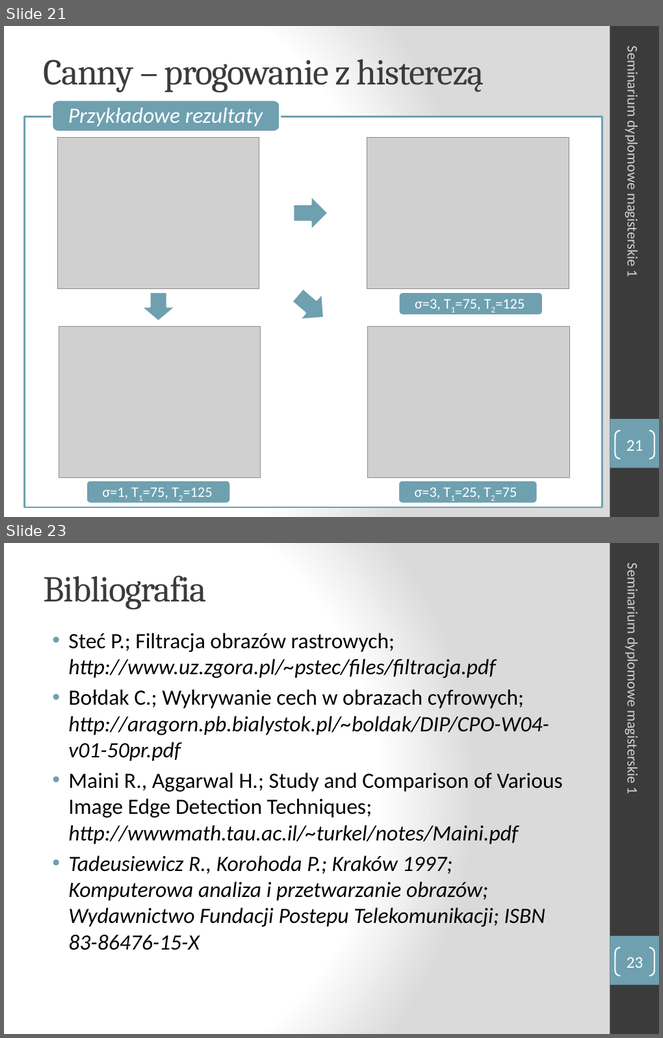
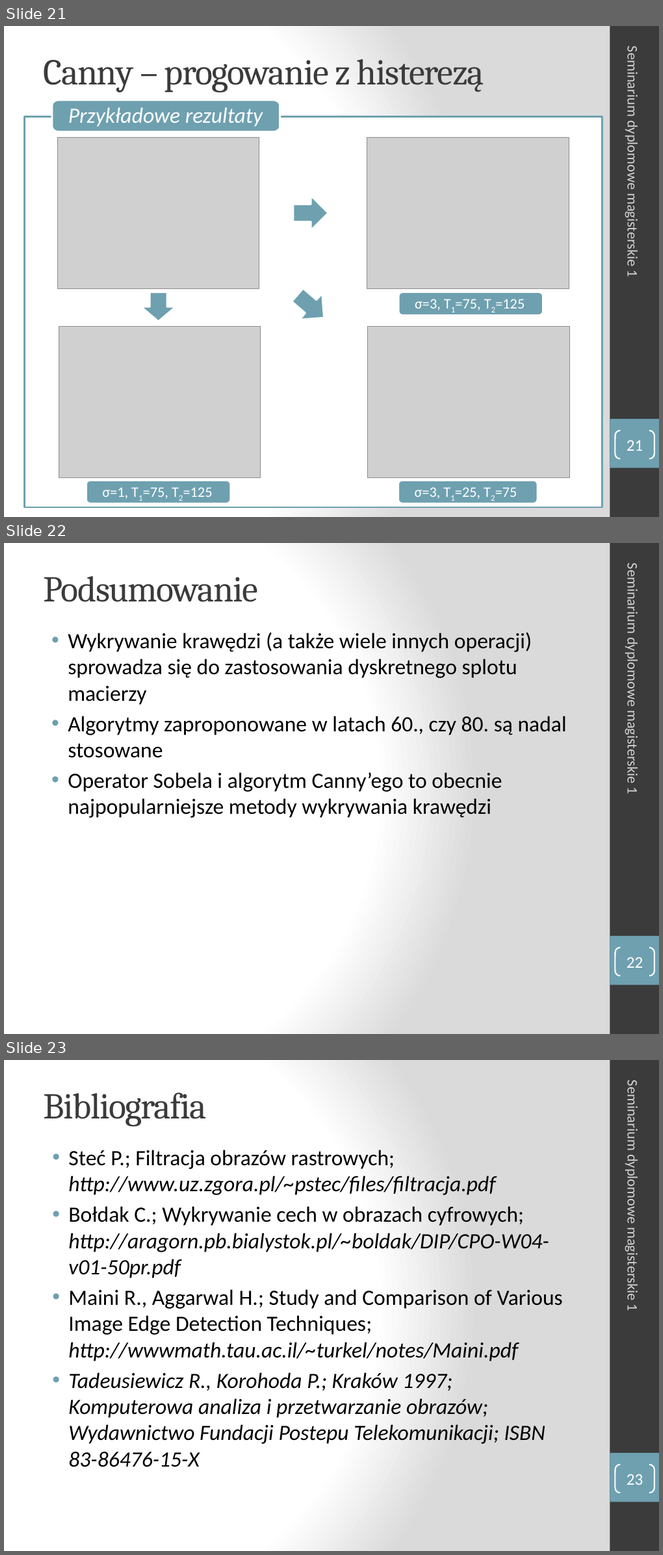
Before and after one commit to turekj/msc, a slide deck: Placeholder/seminar1/prezentacja/sdm1_Aniserowicz_Michal.pptx. Shown one above the other, each under a label of ours: slides 21 and 23 before the commit, slides 21, 22 and 23 after it; the slides between them are not shown. The pictures are 663x1038 and 663x1555 pixels, drawn with LibreOffice and Linux fonts; fonts in the diff are those of the drawing; grey boxes stand for pictures. Boxes give left, top, right and bottom in pixels: in the first picture for what was removed or moved away, otherwise in the second. Text is boxed around its words. In the diff, an @@ line names an element or a change of style, - is before the commit and + after.

```diff
--- a/Placeholder/seminar1/prezentacja/sdm1_Aniserowicz_Michal.pptx
+++ b/Placeholder/seminar1/prezentacja/sdm1_Aniserowicz_Michal.pptx
@@ slide 22 added at (4,543,659,1034), background gradient #FFFFFF to #DADADA; not listed: 2 template elements that a slide beside it also shows @@
@@ title added at (43,576,258,602), 40 pt, text #3B3B3B @@
+Podsumowanie
@@ text added at (624,570,642,794), 16 pt, text #D4D2D0 @@
+Seminarium dyplomowe magisterskie 1
@@ text added at (68,632,567,818), 24 pt, text #000000 @@
+• Wykrywanie krawędzi (a także wiele innych operacji) sprowadza się do zastosowania dyskretnego splotu macierzy
+• Algorytmy zaproponowane w latach 60., czy 80. są nadal stosowane
+• Operator Sobela i algorytm Canny’ego to obecnie najpopularniejsze metody wykrywania krawędzi
@@ page number added at (615,948,655,976), outline #FFFFFF 1.5 pt, 18 pt, text #FFFFFF @@
+22
```
Also in this commit, not shown: 2 slides changed, 1 slide removed.
